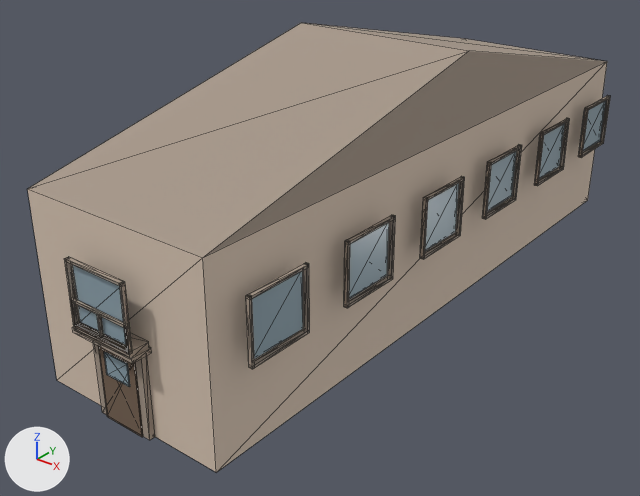
Two versions of the glTF model public/buildings/residential_1x3_a.glb, one commit apart.
Camera for both pictures: a 50 mm camera at (19.5, -12.1, 14.8) aimed at (2.6, 9.1, 1.6). Every picture has the same lights, and +X, +Y and +Z are marked at lower left. The picture after the commit comes second. Mesh edges are drawn as thin lines. Vertices at exactly the same position are counted once.

The older version as bpy lines, for what is in view:
```python
mat_residential_1x3_a_trim = principled_material('residential_1x3_a_trim')
mat_residential_1x3_a_trim.base_color = (0.385, 0.314, 0.253)  # beige #a7988a
mat_residential_1x3_a_trim.roughness = 0.85
me_residential_1x3_a_0 = bpy.data.meshes.new('residential_1x3_a_0')
me_residential_1x3_a_0.from_pydata(...)  # 642 vertices, 966 faces; spans x -0.6..7.1, y -0.6..23.1, z 0.0..8.5
# faces by material slot: [12, 180, 762, 12]
me_residential_1x3_a_0.materials.append(mat_residential_1x3_a_wall)  # beige #dac7b5
me_residential_1x3_a_0.materials.append(mat_residential_1x3_a_glass)  # greyish blue #90a6b1
me_residential_1x3_a_0.materials.append(mat_residential_1x3_a_trim)  # beige #a7988a
me_residential_1x3_a_0.materials.append(mat_residential_1x3_a_door)  # brown #766150
ob_residential_1x3_a_0 = bpy.data.objects.new('residential_1x3_a_0', me_residential_1x3_a_0)
ob_residential_1x3_a_0.location = (0.0, 0.0, 0.0)
```
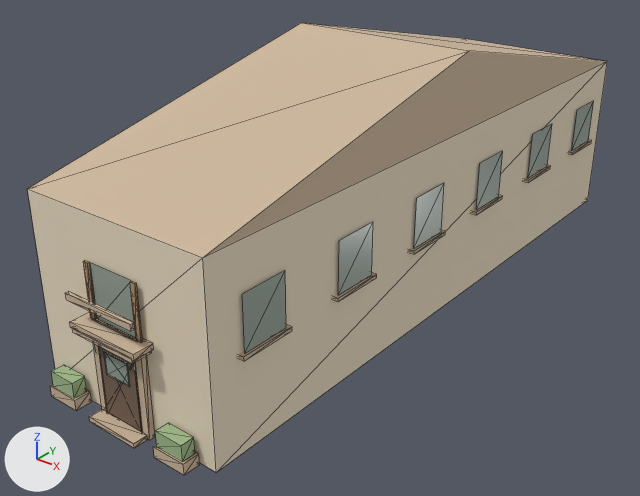
Location of each change, (x1, y1, x2, y2) in pixels of the pictures (640 x 496 px):
'residential_1x3_a_0', recoloured, reshaped: before (28, 23, 610, 472); after (28, 23, 607, 475)
part 1 of me_residential_1x3_a_0, added (mostly hidden): after (94, 319, 139, 342)
part 2 of me_residential_1x3_a_0, added (beige): after (70, 312, 153, 360)
part 3 of me_residential_1x3_a_0, added (beige): after (66, 291, 134, 331)
part 4 of me_residential_1x3_a_0, added: after (239, 325, 292, 361)
part 5 of me_residential_1x3_a_0, added: after (333, 273, 377, 302)
part 6 of me_residential_1x3_a_0, added: after (409, 230, 446, 254)
part 7 of me_residential_1x3_a_0, added: after (472, 195, 503, 215)
part 8 of me_residential_1x3_a_0, added: after (524, 165, 551, 183)
part 9 of me_residential_1x3_a_0, added: after (568, 140, 592, 155)
part 10 of me_residential_1x3_a_0, added (beige): after (50, 385, 92, 410)
part 11 of me_residential_1x3_a_0, added (beige): after (153, 444, 199, 475)
part 12 of me_residential_1x3_a_0, added (beige): after (89, 409, 148, 448)
part 13 of me_residential_1x3_a_0, added: after (83, 260, 97, 320)
part 14 of me_residential_1x3_a_0, added: after (130, 281, 143, 342)
part 15 of me_residential_1x3_a_0, added: after (51, 365, 87, 398)
part 16 of me_residential_1x3_a_0, added: after (155, 423, 195, 462)
part 17 of me_residential_1x3_a_0, deleted: before (65, 96, 610, 369)
part 18 of me_residential_1x3_a_0, added: after (90, 101, 594, 353)

Diff of the bpy script that builds the scene:
```diff
--- a/public/buildings/residential_1x3_a.glb.py
+++ b/public/buildings/residential_1x3_a.glb.py
@@ mat_residential_1x3_a_trim @@
 mat_residential_1x3_a_trim = principled_material('residential_1x3_a_trim')
-mat_residential_1x3_a_trim.base_color = (0.385, 0.314, 0.253)  # beige #a7988a
+mat_residential_1x3_a_trim.base_color = (0.62, 0.48, 0.34)  # beige #ceb89e
 mat_residential_1x3_a_trim.roughness = 0.85
@@ me_residential_1x3_a_0 @@
-me_residential_1x3_a_0.from_pydata(...)  # 642 vertices, 966 faces; spans x -0.6..7.1, y -0.6..23.1, z 0.0..8.5
+me_residential_1x3_a_0.from_pydata(...)  # 282 vertices, 370 faces; spans x -0.2..6.7, y -0.6..22.7, z 0.0..8.5
+# me_residential_1x3_a_0 part 1: a new loose piece, a box spanning x 2.35..4.15, y -0.18..0.18, z 2.88..3.0, in mat_residential_1x3_a_trim (beige #ceb89e)
+# me_residential_1x3_a_0 part 2: a new loose piece, a box spanning x 2.0..4.5, y -0.62..0.02, z 2.82..3.0, in mat_residential_1x3_a_trim (beige #ceb89e)
+# me_residential_1x3_a_0 part 3: a new loose piece, a box spanning x 2.0..4.5, y -0.62..-0.51, z 3.65..3.85, in mat_residential_1x3_a_trim (beige #ceb89e)
+# me_residential_1x3_a_0 part 4: a new loose piece, a box spanning x 6.32..6.68, y 0.98..2.78, z 2.88..3.0, in mat_residential_1x3_a_trim (beige #ceb89e)
+# me_residential_1x3_a_0 part 5: a new loose piece, a box spanning x 6.32..6.68, y 4.72..6.53, z 2.88..3.0, in mat_residential_1x3_a_trim (beige #ceb89e)
+# me_residential_1x3_a_0 part 6: a new loose piece, a box spanning x 6.32..6.68, y 8.48..10.27, z 2.88..3.0, in mat_residential_1x3_a_trim (beige #ceb89e)
+# me_residential_1x3_a_0 part 7: a new loose piece, a box spanning x 6.32..6.68, y 12.23..14.02, z 2.88..3.0, in mat_residential_1x3_a_trim (beige #ceb89e)
+# me_residential_1x3_a_0 part 8: a new loose piece, a box spanning x 6.32..6.68, y 15.98..17.77, z 2.88..3.0, in mat_residential_1x3_a_trim (beige #ceb89e)
+# me_residential_1x3_a_0 part 9: a new loose piece, a box spanning x 6.32..6.68, y 19.73..21.52, z 2.88..3.0, in mat_residential_1x3_a_trim (beige #ceb89e)
+# me_residential_1x3_a_0 part 10: a new loose piece, a box spanning x 0.55..1.65, y -0.58..-0.05, z 0.0..0.35, in mat_residential_1x3_a_trim (beige #ceb89e)
+# me_residential_1x3_a_0 part 11: a new loose piece, a box spanning x 4.85..5.95, y -0.58..-0.05, z 0.0..0.35, in mat_residential_1x3_a_trim (beige #ceb89e)
+# me_residential_1x3_a_0 part 12: a new loose piece, a box spanning x 2.34..4.16, y -0.65..-0.2, z 0.0..0.15, in mat_residential_1x3_a_trim (beige #ceb89e)
+# me_residential_1x3_a_0 part 13: a new loose piece, a box spanning x 2.26..2.45, y -0.15..-0.1, z 3.0..4.65, in mat_residential_1x3_a_sign (brown #b5936f)
+# me_residential_1x3_a_0 part 14: a new loose piece, a box spanning x 4.05..4.24, y -0.15..-0.1, z 3.0..4.65, in mat_residential_1x3_a_sign (brown #b5936f)
+# me_residential_1x3_a_0 part 15: a new loose piece, a box spanning x 0.63..1.57, y -0.53..-0.1, z 0.35..0.85, in mat_residential_1x3_a_awning (greyish green #a0ba8b)
+# me_residential_1x3_a_0 part 16: a new loose piece, a box spanning x 4.93..5.87, y -0.53..-0.1, z 0.35..0.85, in mat_residential_1x3_a_awning (greyish green #a0ba8b)
+# me_residential_1x3_a_0 part 17: 75 loose pieces with 600 vertices, spanning x -0.6..7.1, y -0.6..23.1, z 2.8..4.9, are deleted
+# me_residential_1x3_a_0 part 18: 32 vertices added at x 2.5..6.6, y -0.1..22.6, z 3.0..4.7
+# other edits to the shape of me_residential_1x3_a_0 do not show in these pictures
 me_residential_1x3_a_0.materials.append(mat_residential_1x3_a_wall)
@@ me_residential_1x3_a_0 @@
 me_residential_1x3_a_0.materials.append(mat_residential_1x3_a_door)
+me_residential_1x3_a_0.materials.append(mat_residential_1x3_a_sign)  # brown #b5936f
+me_residential_1x3_a_0.materials.append(mat_residential_1x3_a_awning)  # greyish green #a0ba8b
```
